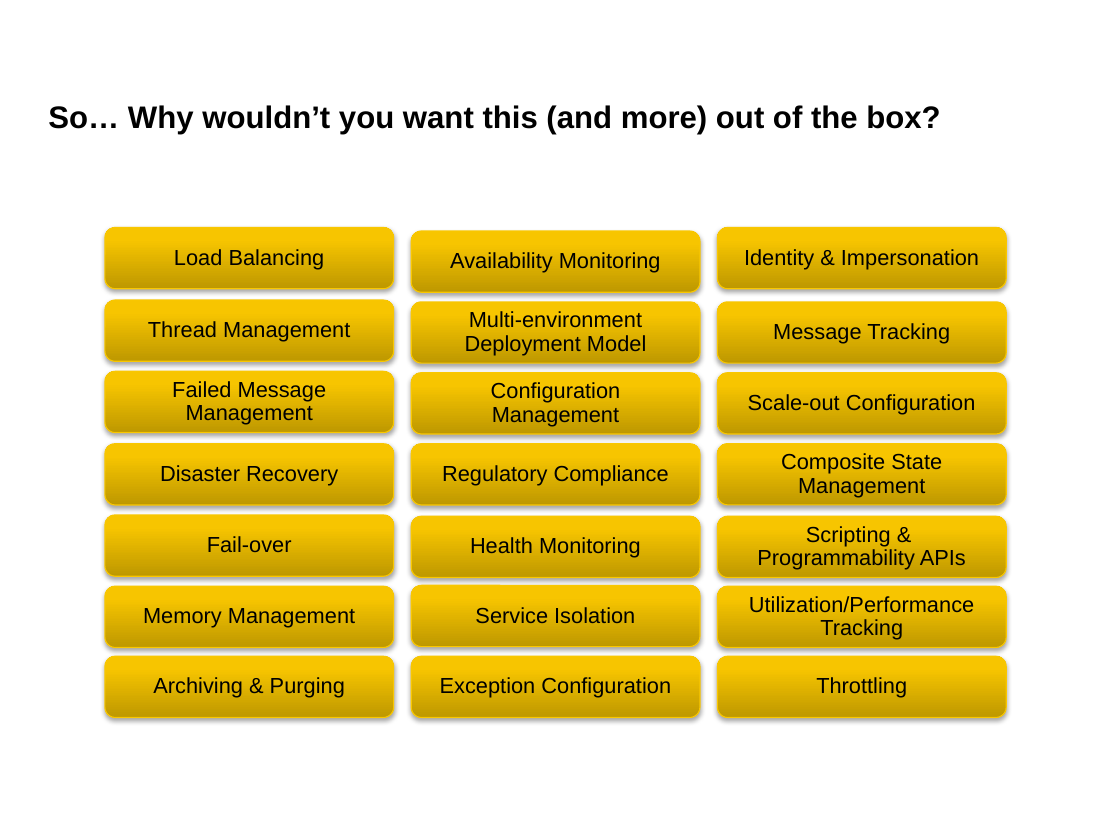
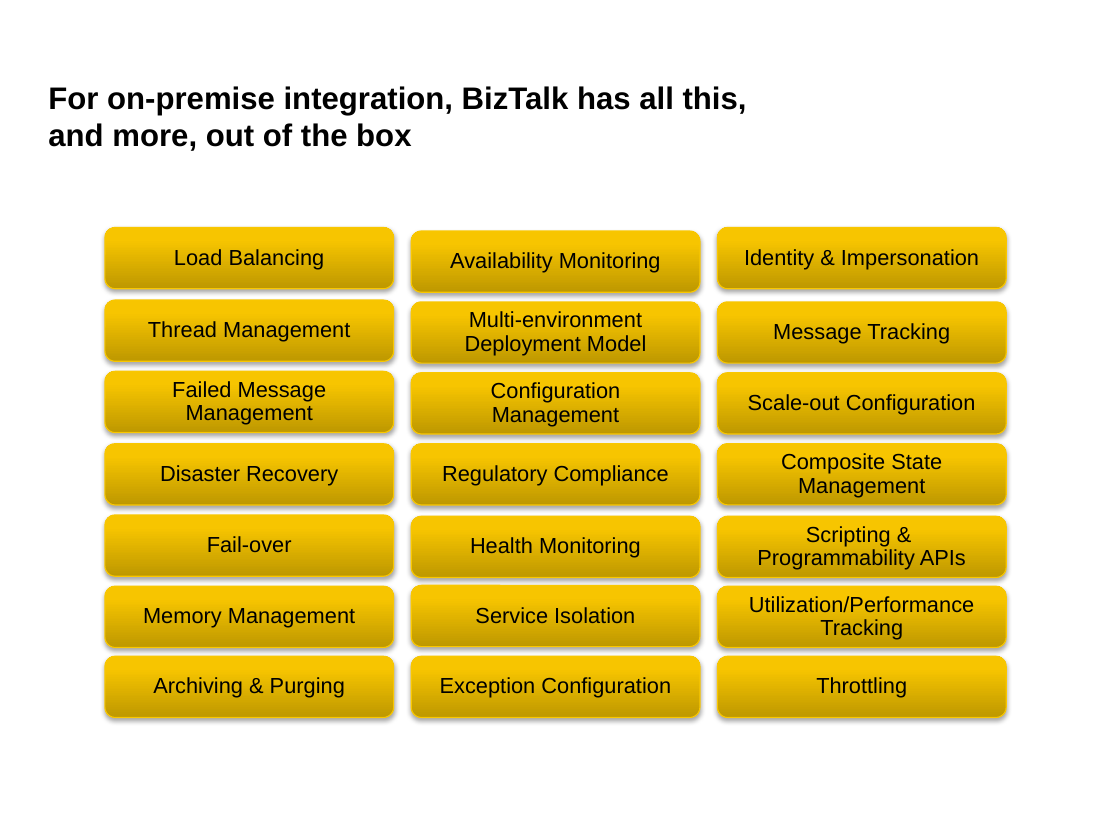
Before and after one commit to johan-jeh/BizTalk-Server---Developing-Integration-Solutions, a slide deck: slide 8 of Slides/Module 1 - Introduction to BizTalk Server.pptx. Drawn at 1120x840 pixels with LibreOffice and Linux fonts; fonts in the diff are those of the drawing. Boxes give left, top, right and bottom in pixels: in the first picture for what was removed or moved away, otherwise in the second. Text is boxed around its words. In the diff, an @@ line names an element or a change of style, - is before the commit and + after.

```diff
--- a/Slides/Module 1 - Introduction to BizTalk Server.pptx
+++ b/Slides/Module 1 - Introduction to BizTalk Server.pptx
@@ title at (x1=48, y1=86, x2=747, y2=151): text changed @@
-So… Why wouldn’t you want this (and more) out of the box?
+For on-premise integration, BizTalk has all this,
+and more, out of the box
```
Also in this commit, not shown: 6 other slides changed, 5 slides added, 5 slides removed, 4 other files.
